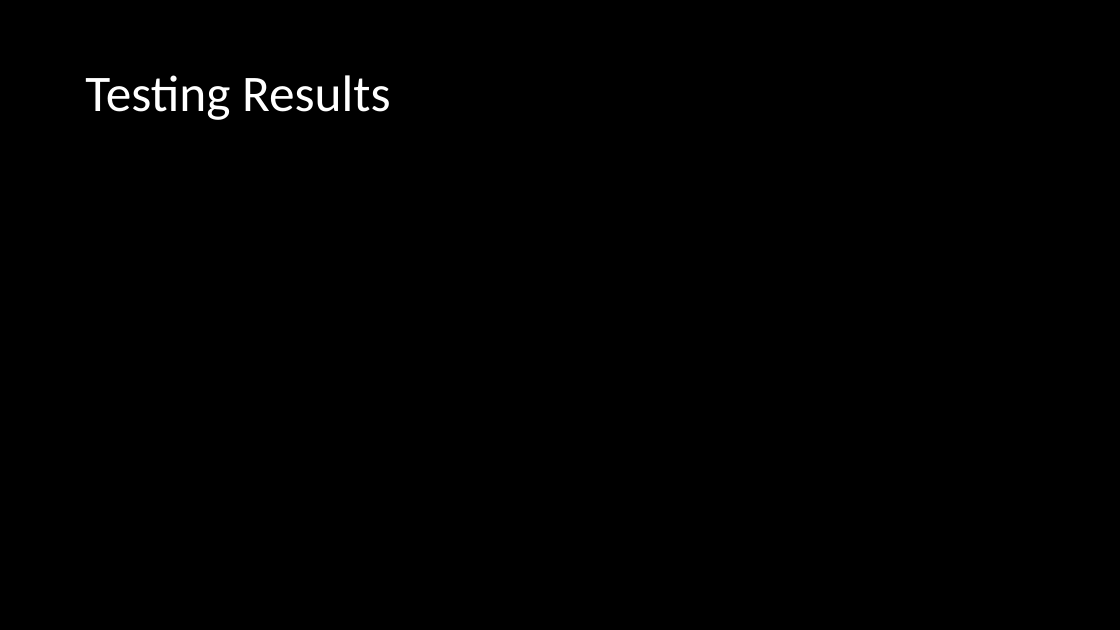
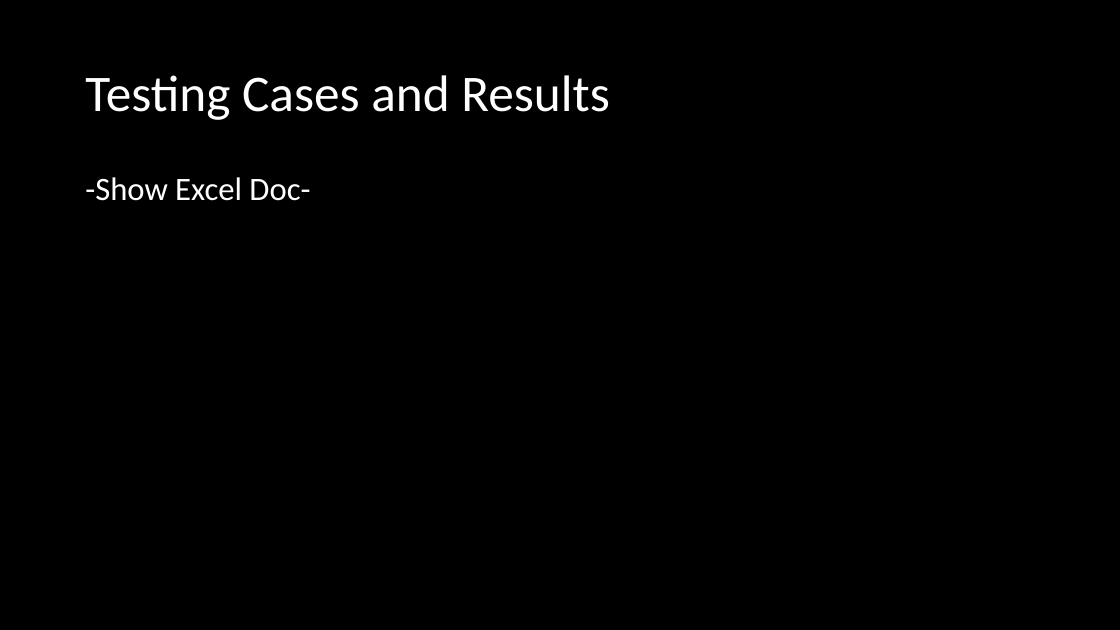
Before and after one commit to Skyward176/UnnamedFitnessApp, a slide deck: slide 14 of Documentation/Presentations/Final Presentation.pptx (slide 7 before the commit). Drawn at 1120x630 pixels with LibreOffice and Linux fonts; fonts in the diff are those of the drawing. Boxes give left, top, right and bottom in pixels: in the first picture for what was removed or moved away, otherwise in the second. Text is boxed around its words. In the diff, an @@ line names an element or a change of style, - is before the commit and + after.

```diff
--- a/Documentation/Presentations/Final Presentation.pptx
+++ b/Documentation/Presentations/Final Presentation.pptx
@@ title at [85, 75, 609, 120]: text changed @@
-Testing Results
+Testing Cases and Results
@@ text added at [85, 177, 310, 201], 28 pt, text #FFFFFF @@
+-Show Excel Doc-
```
Also in this commit, not shown: 3 other slides changed, 16 slides added, 1 slide removed, 3 other files.
